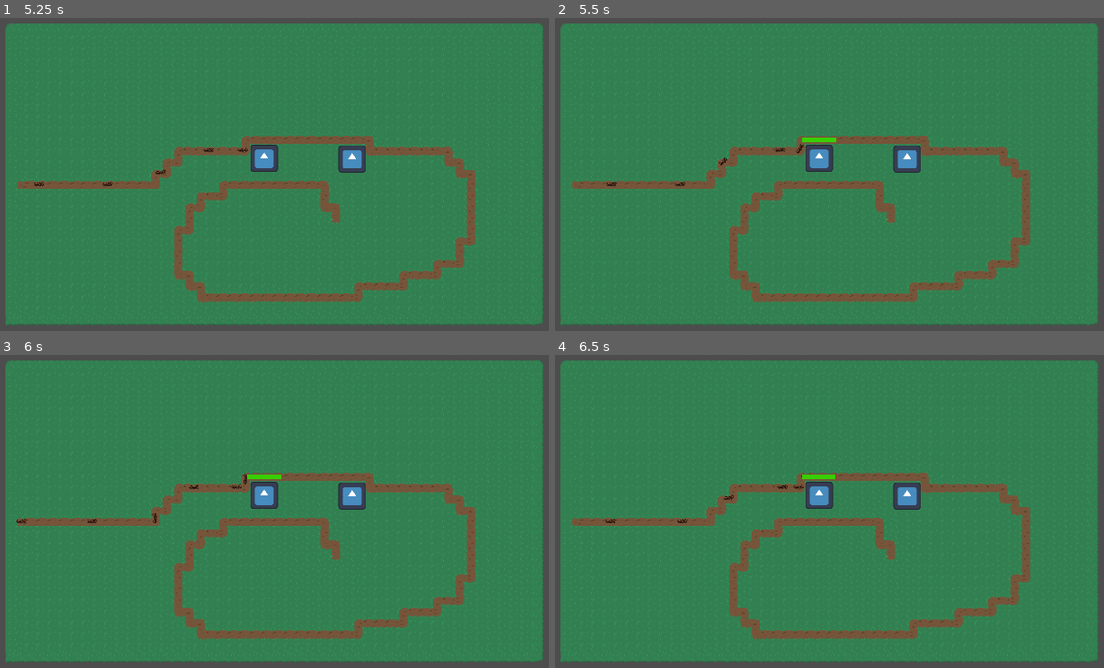
Above: before the commit, frames 1-4 (two rows, left to right).
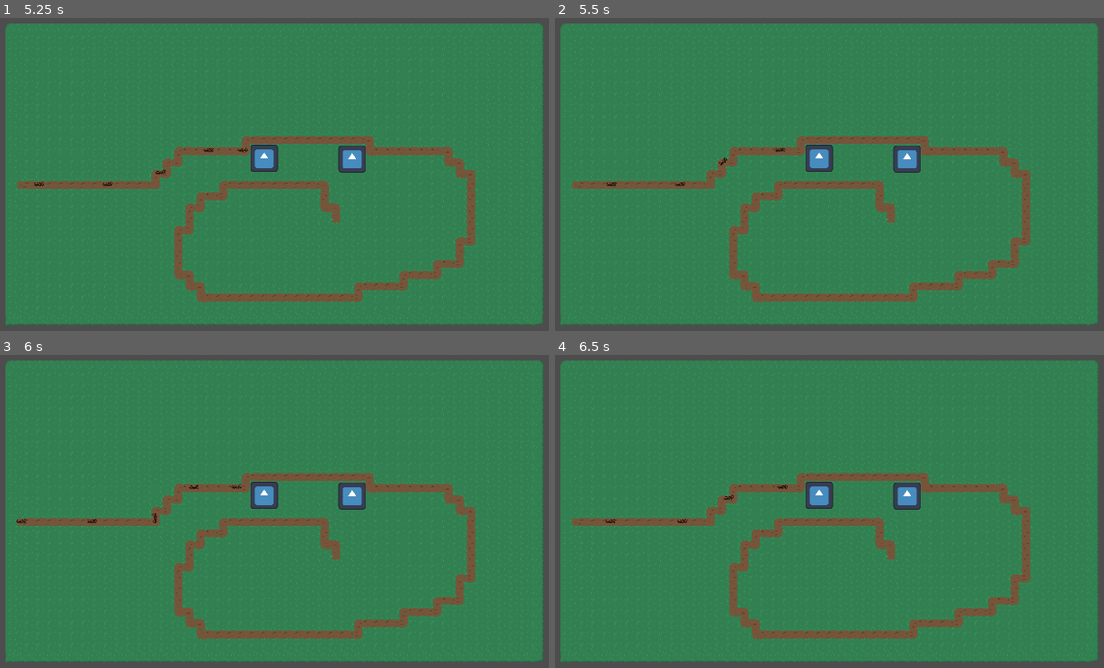
Above: after the commit, the same moments.

Repository: tomsku21/TD_project
Game: Godot game, scene res://Scenes/Main.tscn
The game is run twice, just before and just after one commit, with the same random seed, the same clock (stepped at 60 frames per second) and the same inputs. The engine's default icon, where the game draws it, is replaced by a stand-in: a white triangle on a blue panel in a dark square.
Inputs:
- Up to frame 1 (5.25 s): tap Enter at 0.5, 2, 3.5 s; tap Space at 1.25, 2.75, 4.25 s
- Up to frame 2 (5.5 s): no input
- Up to frame 3 (6 s): no input
- Up to frame 4 (6.5 s): no input

Frame 1 is identical in both runs. In frame 2, 0.1% of the frame differs, in the area x 43-52%, y 38-44%; in frame 3, 0.1%; in frame 4, 0.1%.

Commit message:
synced with merge

Diff:
--- /dev/null
+++ b/Scenes/components/health_bar.tscn
@@ -0,0 +1,18 @@
+[gd_scene load_steps=3 format=3 uid="uid://b57m53b57hd7h"]
+
+[sub_resource type="StyleBoxFlat" id="StyleBoxFlat_hskch"]
+bg_color = Color(0.71875, 0.168501, 0.095459, 1)
+
+[sub_resource type="StyleBoxFlat" id="StyleBoxFlat_6spbj"]
+bg_color = Color(0.21582, 0.8125, 0, 1)
+
+[node name="HealthBar" type="ProgressBar"]
+offset_left = -24.0
+offset_top = -30.0
+offset_right = 24.0
+offset_bottom = -23.0
+theme_override_styles/background = SubResource("StyleBoxFlat_hskch")
+theme_override_styles/fill = SubResource("StyleBoxFlat_6spbj")
+step = 1.0
+value = 100.0
+show_percentage = false
--- a/Scenes/enemy.tscn
+++ b/Scenes/enemy.tscn
@@ -1,7 +1,9 @@
-[gd_scene load_steps=8 format=3 uid="uid://cmnfkxxc82kcv"]
+[gd_scene load_steps=10 format=3 uid="uid://cmnfkxxc82kcv"]
 
 [ext_resource type="Script" uid="uid://du3u44on1bq8k" path="res://Scripts/Enemy.gd" id="1_1f0kj"]
 [ext_resource type="Texture2D" uid="uid://cow57jupqj173" path="res://Assets/Ants/Ants.png" id="2_1f0kj"]
+[ext_resource type="PackedScene" uid="uid://bgnj8h1jyuasx" path="res://Scenes/components/health_component.tscn" id="3_afpow"]
+[ext_resource type="PackedScene" uid="uid://b57m53b57hd7h" path="res://Scenes/components/health_bar.tscn" id="4_287tu"]
 
 [sub_resource type="AtlasTexture" id="AtlasTexture_1f0kj"]
 atlas = ExtResource("2_1f0kj")
@@ -56,4 +58,12 @@
 [node name="AttackTimer" type="Timer" parent="CharacterBody2D"]
 one_shot = true
 
+[node name="HealthComponent" parent="CharacterBody2D" node_paths=PackedStringArray("character") instance=ExtResource("3_afpow")]
+unique_name_in_owner = true
+character = NodePath("..")
+MAX_HEALTH = 10
+
+[node name="HealthBar" parent="CharacterBody2D" instance=ExtResource("4_287tu")]
+unique_name_in_owner = true
+
 [connection signal="timeout" from="CharacterBody2D/AttackTimer" to="CharacterBody2D" method="_on_attack_timer_timeout"]
--- a/Scenes/turret.tscn
+++ b/Scenes/turret.tscn
@@ -1,17 +1,12 @@
-[gd_scene load_steps=7 format=3 uid="uid://cup7eyokmuwhy"]
+[gd_scene load_steps=6 format=3 uid="uid://cup7eyokmuwhy"]
 
 [ext_resource type="Script" uid="uid://bj7qrardp2pg5" path="res://Scripts/turret.gd" id="1_hskch"]
 [ext_resource type="Texture2D" uid="uid://csw2nao8cbgsv" path="res://icon.svg" id="2_6spbj"]
 [ext_resource type="PackedScene" uid="uid://bgnj8h1jyuasx" path="res://Scenes/components/health_component.tscn" id="3_6spbj"]
+[ext_resource type="PackedScene" uid="uid://b57m53b57hd7h" path="res://Scenes/components/health_bar.tscn" id="3_pulj5"]
 
 [sub_resource type="CircleShape2D" id="CircleShape2D_hskch"]
 radius = 48.28
-
-[sub_resource type="StyleBoxFlat" id="StyleBoxFlat_hskch"]
-bg_color = Color(0.71875, 0.168501, 0.095459, 1)
-
-[sub_resource type="StyleBoxFlat" id="StyleBoxFlat_6spbj"]
-bg_color = Color(0.21582, 0.8125, 0, 1)
 
 [node name="Turret" type="Area2D"]
 script = ExtResource("1_hskch")
@@ -29,17 +24,8 @@
 
 [node name="Marker2D" type="Marker2D" parent="."]
 
-[node name="HealthBar" type="ProgressBar" parent="."]
+[node name="HealthBar" parent="." instance=ExtResource("3_pulj5")]
 unique_name_in_owner = true
-offset_left = -24.0
-offset_top = -30.0
-offset_right = 24.0
-offset_bottom = -23.0
-theme_override_styles/background = SubResource("StyleBoxFlat_hskch")
-theme_override_styles/fill = SubResource("StyleBoxFlat_6spbj")
-step = 1.0
-value = 100.0
-show_percentage = false
 
 [node name="HealthComponent" parent="." node_paths=PackedStringArray("character") instance=ExtResource("3_6spbj")]
 unique_name_in_owner = true
